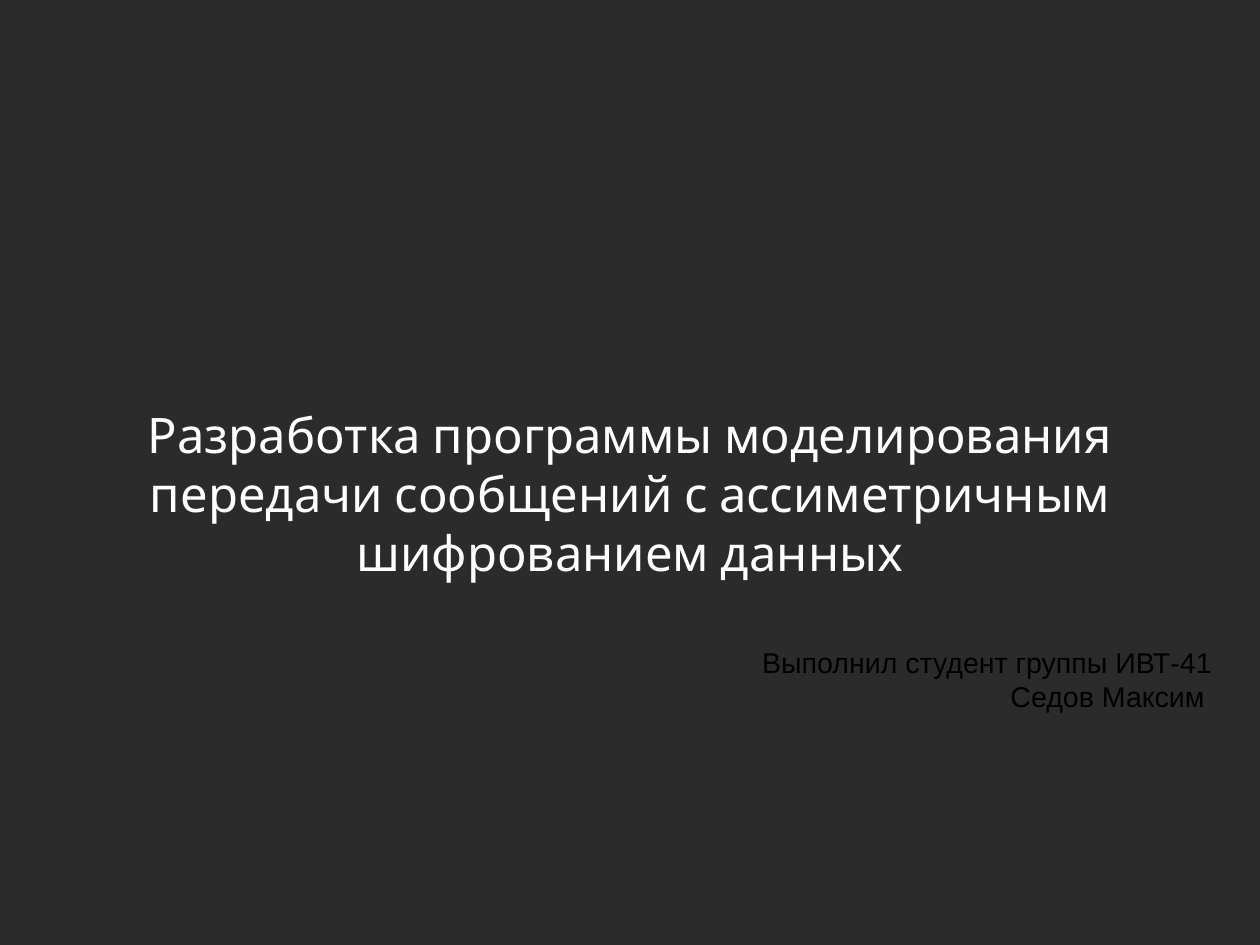
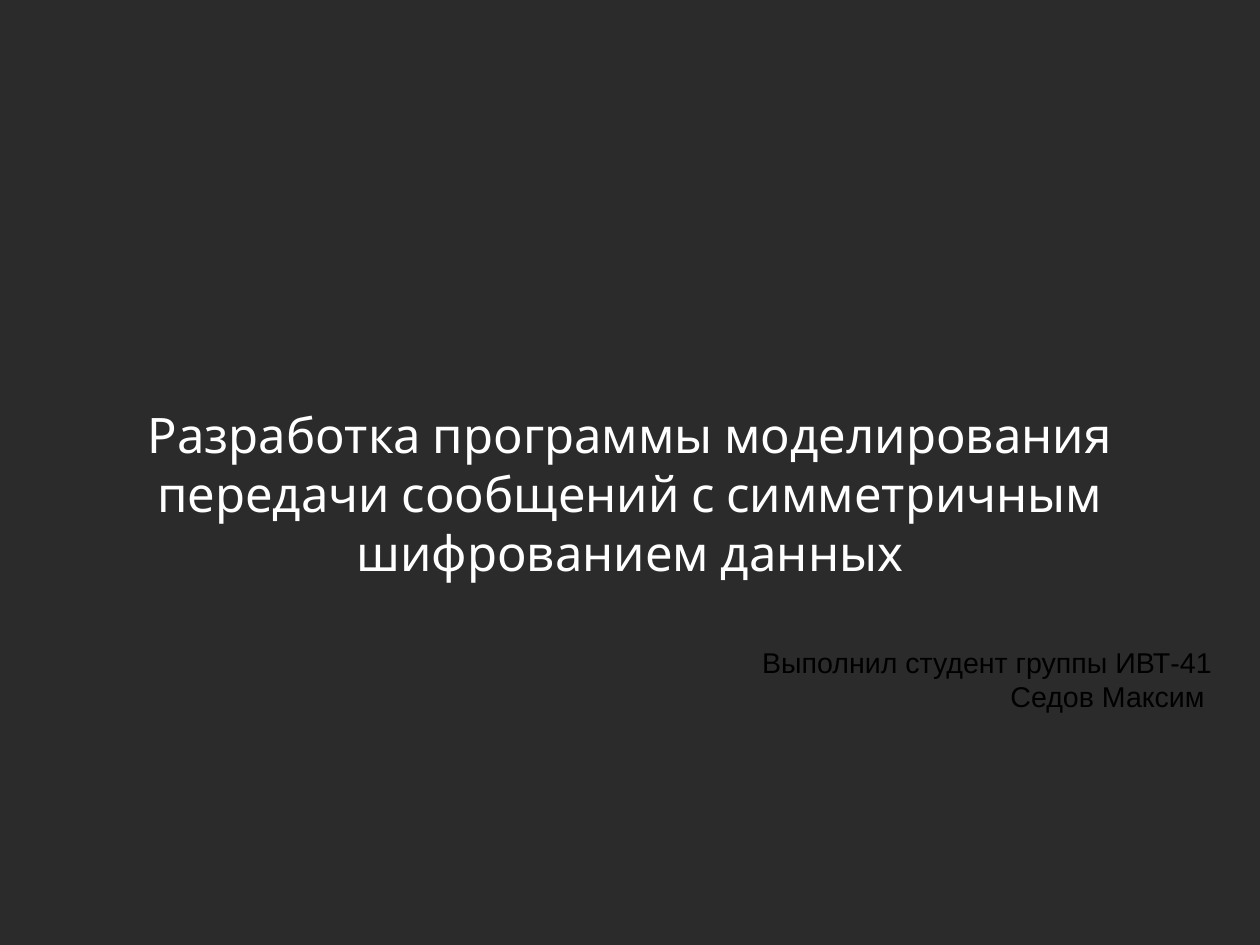
Before and after one commit to maxim79135/Course_4, a slide deck: slide 1 of Course work/Презентация.pptx. Drawn at 1260x945 pixels with LibreOffice and Linux fonts; fonts in the diff are those of the drawing; background and template pictures are left out; a plain dark background stands for a picture behind light text. Boxes give left, top, right and bottom in pixels: in the first picture for what was removed or moved away, otherwise in the second. Text is boxed around its words. In the diff, an @@ line names an element or a change of style, - is before the commit and + after.

```diff
--- a/Course work/Презентация.pptx
+++ b/Course work/Презентация.pptx
@@ text at <box>148,415,1111,583</box>: text changed @@
-Разработка программы моделирования передачи сообщений с ассиметричным шифрованием данных
+Разработка программы моделирования передачи сообщений с симметричным шифрованием данных
```
Also in this commit, not shown: 1 other slide changed, 5 slides added, 3 other files.
